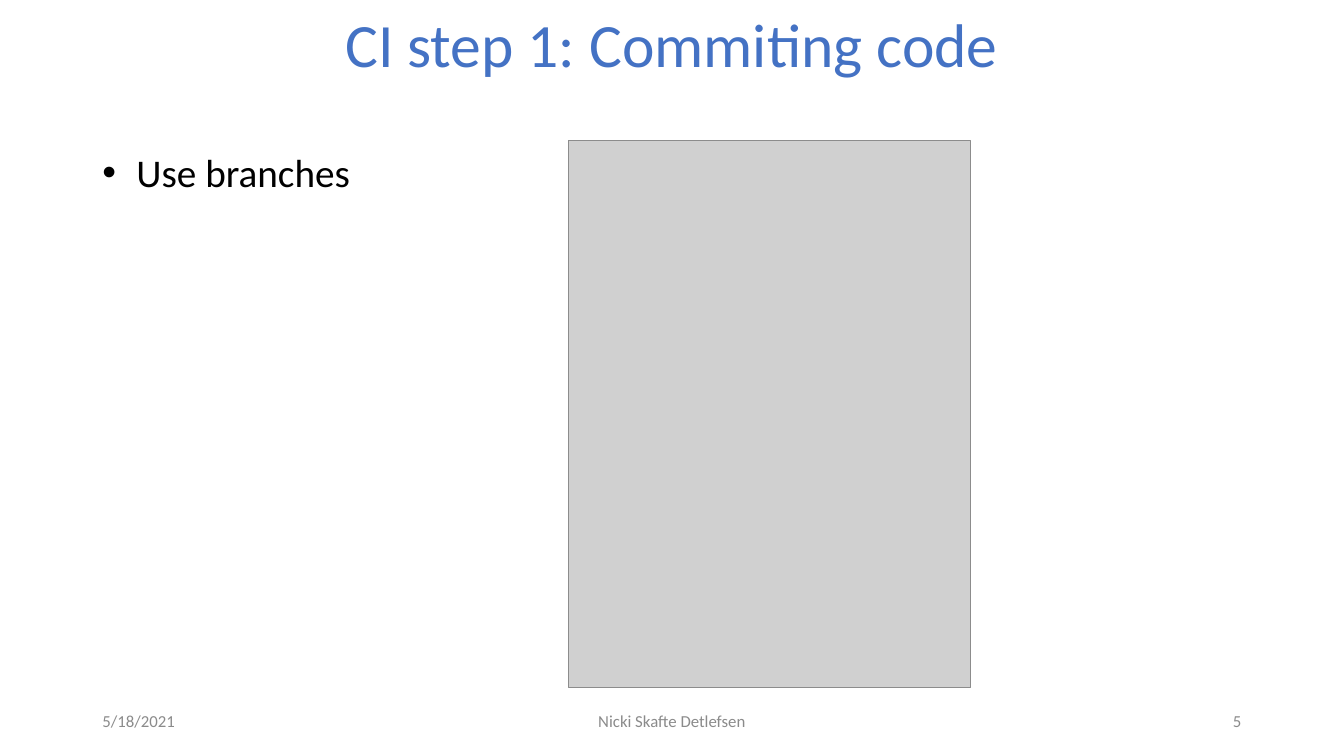
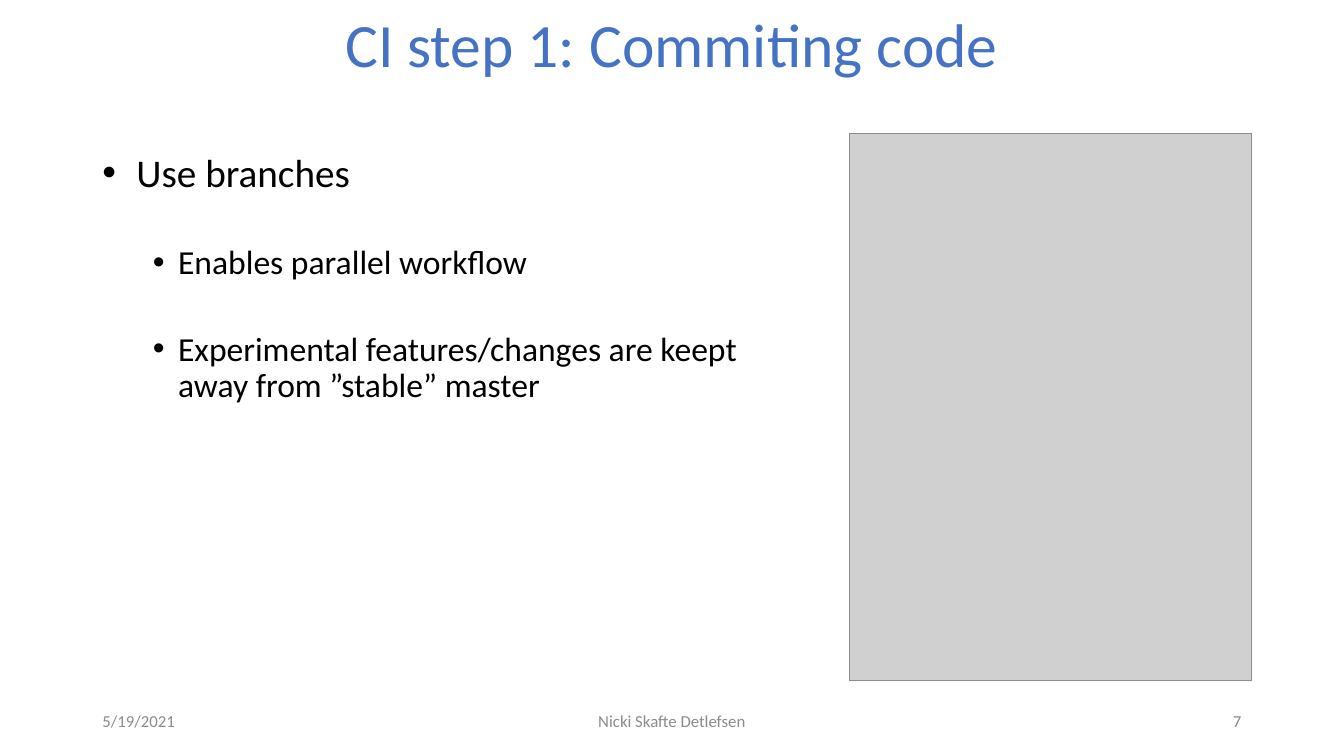
Before and after one commit to DeepEasterbunny/dtu_mlops, a slide deck: slide 7 of 04_continues_integration/ci.pptx (slide 5 before the commit). Drawn at 1344x756 pixels with LibreOffice and Linux fonts; fonts in the diff are those of the drawing; grey boxes stand for pictures; background and template pictures are left out. Boxes give left, top, right and bottom in pixels: in the first picture for what was removed or moved away, otherwise in the second. Text is boxed around its words. In the diff, an @@ line names an element or a change of style, - is before the commit and + after.

```diff
--- a/04_continues_integration/ci.pptx
+++ b/04_continues_integration/ci.pptx
@@ picture: place and size @@
-picture at <box>569,141,971,689</box>
+picture at <box>850,134,1252,682</box>
@@ text at <box>178,250,736,403</box>: paragraphs added @@
+  • Enables parallel workflow
+  • Experimental features/changes are keept away from ”stable” master
@@ text at <box>102,715,174,728</box>: text changed @@
-5/18/2021
+5/19/2021
@@ page number at <box>1233,716,1241,727</box>: text changed @@
-5
+7
```
Also in this commit, not shown: 18 other slides changed, 3 slides added, 9 other files.
